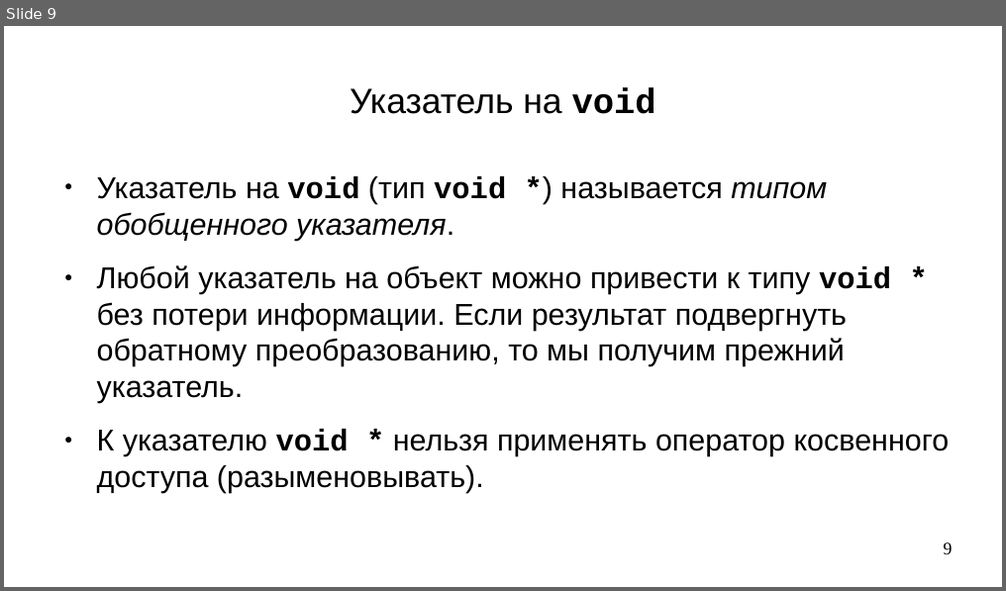
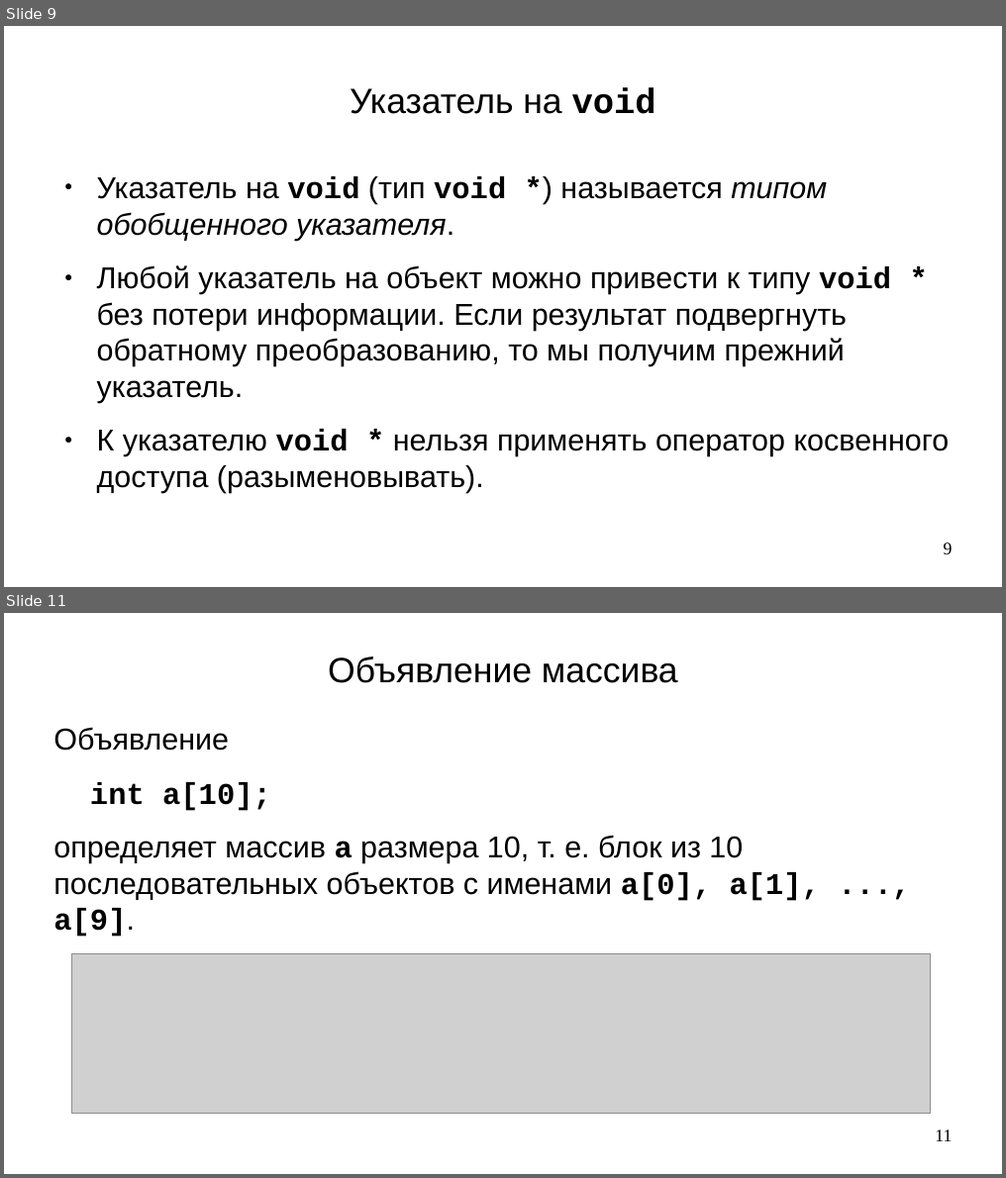
Before and after one commit to steelcraft/stud-lab, a slide deck: Лекции/CBCP01#L5.odp. Shown one above the other, each under a label of ours: slide 9 before the commit, slides 9 and 11 after it; the slides between them are not shown. The pictures are 1006x591 and 1006x1178 pixels, drawn with LibreOffice and Linux fonts; fonts in the diff are those of the drawing; grey boxes stand for pictures. Boxes give left, top, right and bottom in pixels: in the first picture for what was removed or moved away, otherwise in the second. Text is boxed around its words. In the diff, an @@ line names an element or a change of style, - is before the commit and + after.

```diff
--- a/Лекции/CBCP01#L5.odp
+++ b/Лекции/CBCP01#L5.odp
@@ slide 11 added at (4,613,1002,1174), background #FFFFFF @@
@@ title added at (328,657,678,683), 28 pt, text #000000 @@
+Объявление массива
@@ text added at (54,727,820,937), 24 pt, text #000000 @@
+Объявление
+int a[10];
+определяет массив а размера 10, т. е. блок из 10 последовательных объектов с именами а[0], а[1], ..., а[9].
@@ picture added at (72,955,931,1114) @@
@@ page number added at (935,1130,951,1142), 14 pt, text #000000 @@
+11
```
Also in this commit, not shown: 8 other slides added, 10 slides removed.
